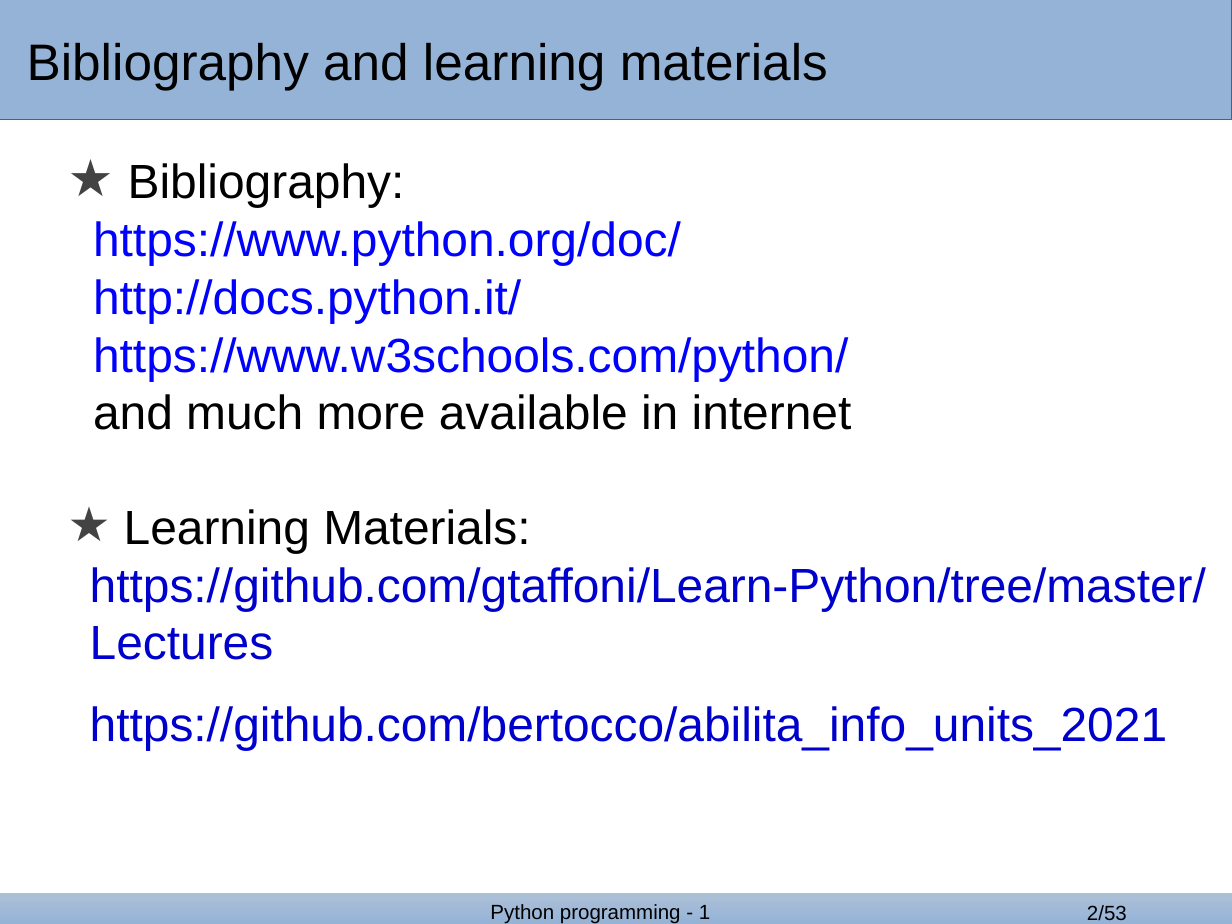
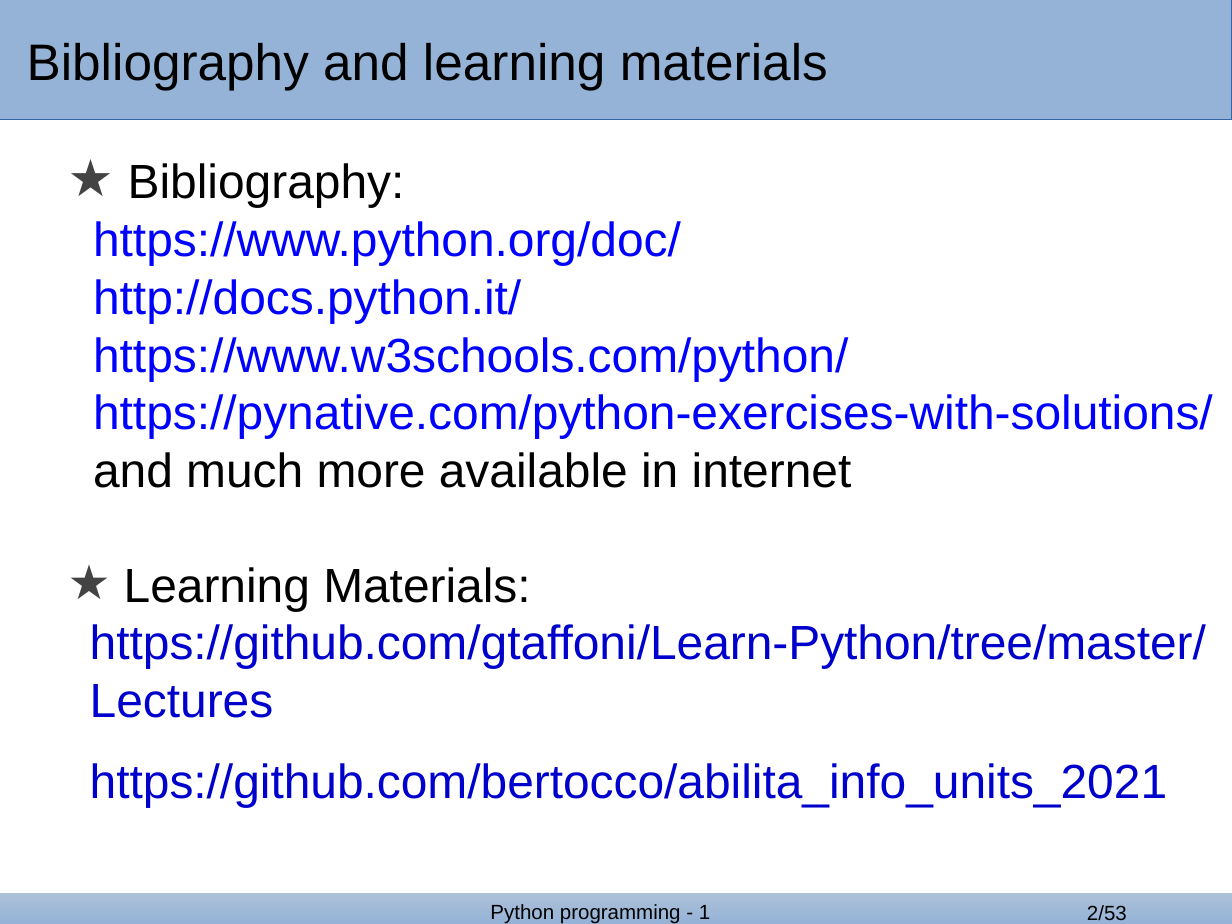
Before and after one commit to bertocco/abilita_info_units_2021, a slide deck: slide 2 of python_lessons/python_3_2021.odp. Drawn at 1232x924 pixels with LibreOffice and Linux fonts; fonts in the diff are those of the drawing; background and template pictures are left out. Boxes give left, top, right and bottom in pixels: in the first picture for what was removed or moved away, otherwise in the second. Text is boxed around its words. In the diff, an @@ line names an element or a change of style, - is before the commit and + after.

```diff
--- a/python_lessons/python_3_2021.odp
+++ b/python_lessons/python_3_2021.odp
@@ text at [93, 394, 1213, 438]: paragraph added @@
+https://pynative.com/python-exercises-with-solutions/
```
Also in this commit, not shown: 1 other file.
